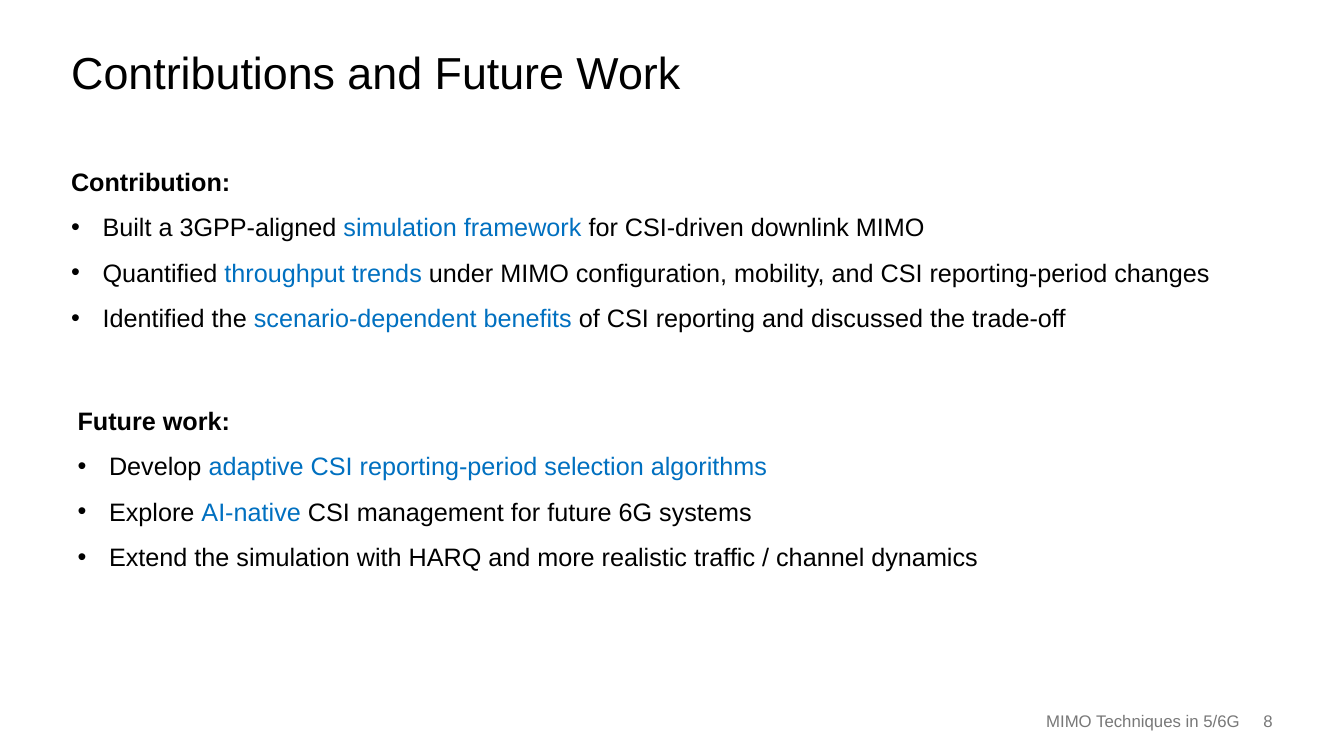
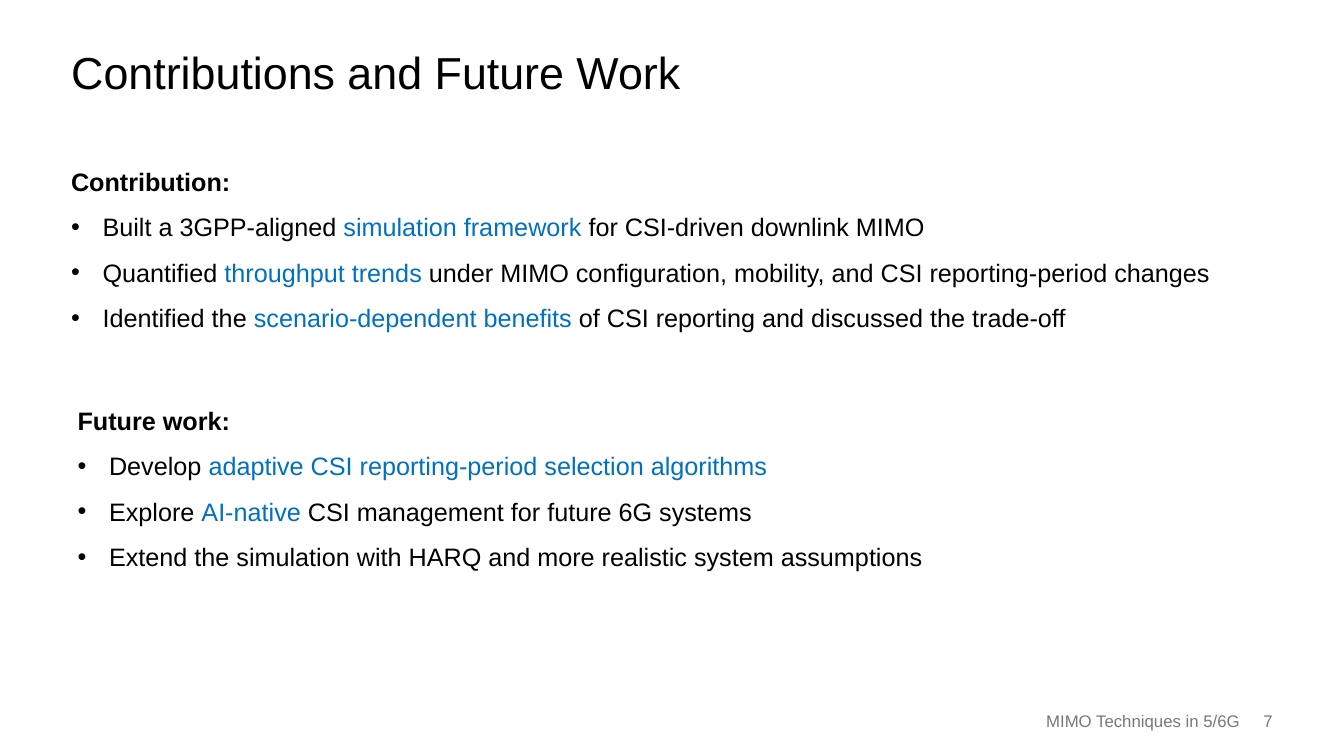
Before and after one commit to Bariumoxid/MIMOTechniques, a slide deck: slide 7 of PPT/Final_PPT/PPT_Final.pptx (slide 8 before the commit). Drawn at 1344x756 pixels with LibreOffice and Linux fonts; fonts in the diff are those of the drawing. Boxes give left, top, right and bottom in pixels: in the first picture for what was removed or moved away, otherwise in the second. Text is boxed around its words. In the diff, an @@ line names an element or a change of style, - is before the commit and + after.

```diff
--- a/PPT/Final_PPT/PPT_Final.pptx
+++ b/PPT/Final_PPT/PPT_Final.pptx
@@ text at <box>109,547,922,572</box>: text changed @@
-• Extend the simulation with HARQ and more realistic traffic / channel dynamics
+• Extend the simulation with HARQ and more realistic system assumptions
@@ text at <box>1046,715,1272,731</box>: text changed @@
-MIMO Techniques in 5/6G 8
+MIMO Techniques in 5/6G 7
```
Also in this commit, not shown: 3 other slides changed, 4 slides added.
